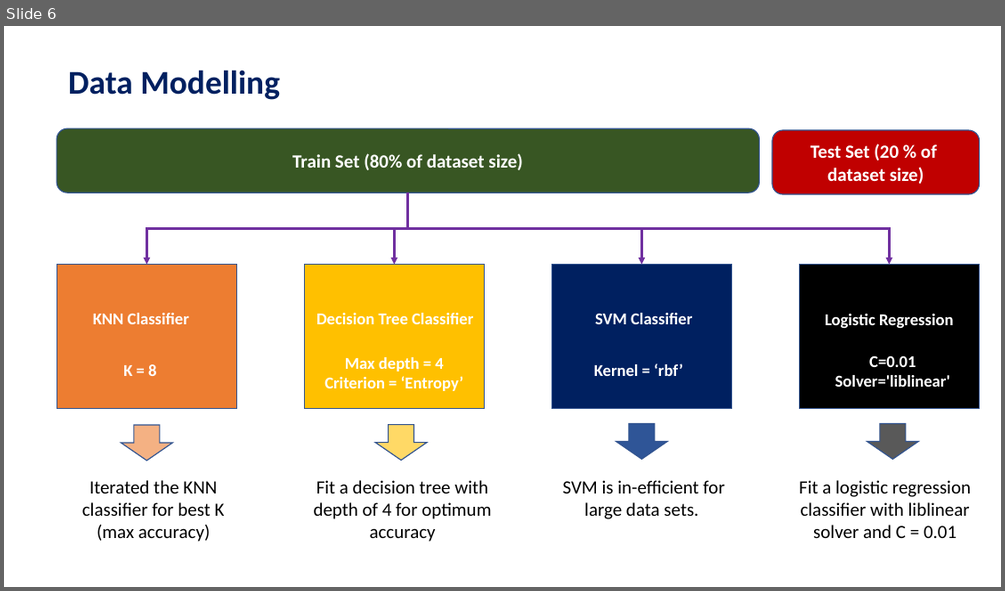
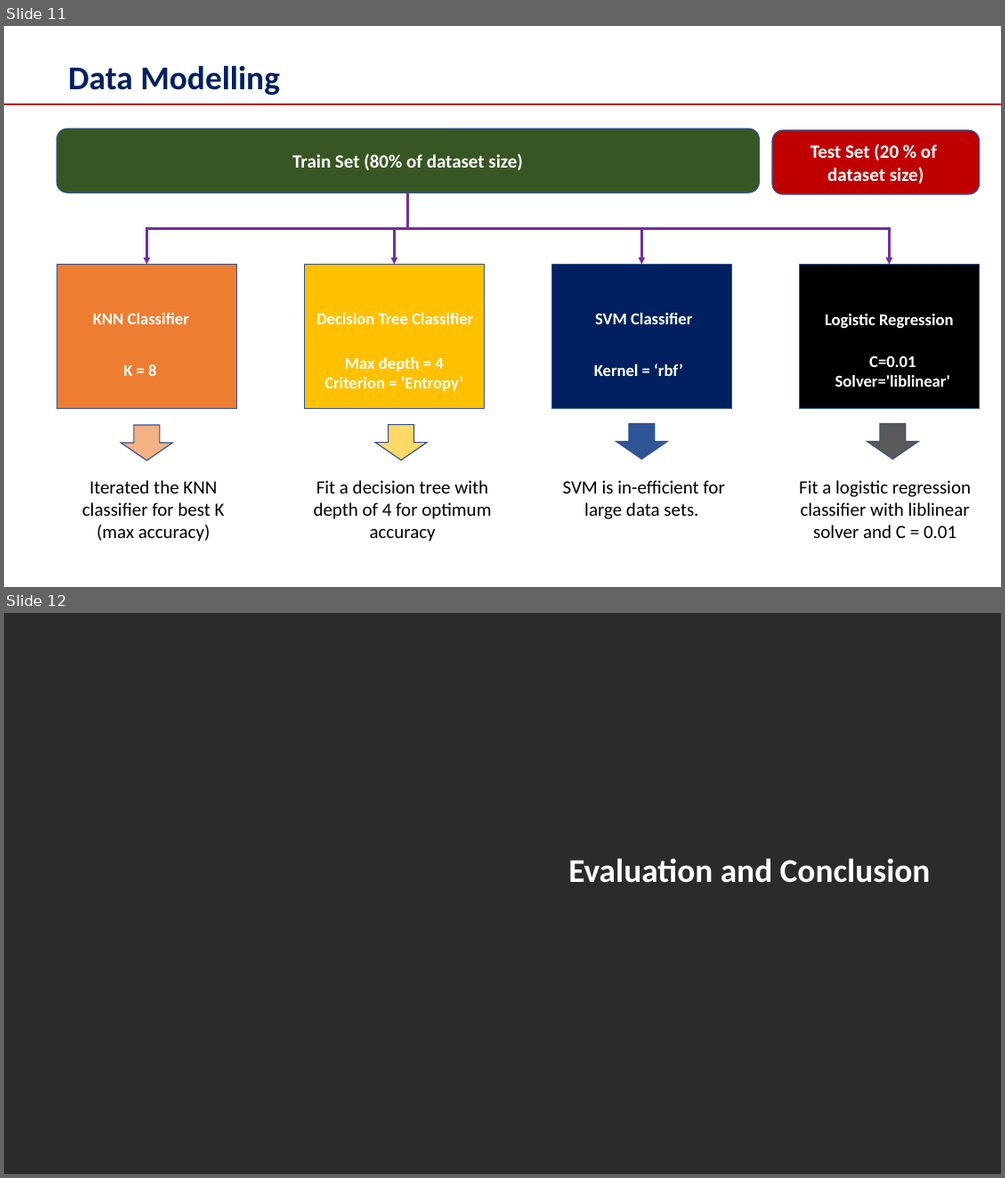
Before and after one commit to durga1234567/Coursera_Capstone, a slide deck: Project Report.pptx. Shown one above the other, each under a label of ours: slide 6 before the commit, slides 11 and 12 after it. The pictures are 1005x591 and 1005x1178 pixels, drawn with LibreOffice and Linux fonts; fonts in the diff are those of the drawing; background and template pictures are left out; a plain dark background stands for a picture behind light text. Boxes give left, top, right and bottom in pixels: in the first picture for what was removed or moved away, otherwise in the second. Text is boxed around its words. In the diff, an @@ line names an element or a change of style, - is before the commit and + after.

```diff
--- a/Project Report.pptx
+++ b/Project Report.pptx
@@ slide 12 added at (4, 613, 1001, 1174), background picture (left out) @@
@@ text added at (568, 858, 930, 883), 32 pt, text #FFFFFF, bold @@
+Evaluation and Conclusion
@@ what was slide 6 is now slide 11 @@
@@ slide 11 changed as well @@
@@ text "Data Modelling": place and size @@
-text "Data Modelling" at (68, 70, 280, 100)
+text "Data Modelling" at (68, 65, 280, 95)
@@ line added from (4, 104) to (1001, 104), #B90007 1.5 pt @@
```
Also in this commit, not shown: 5 other slides changed, 8 other slides added, 1 slide removed, 2 other files.
